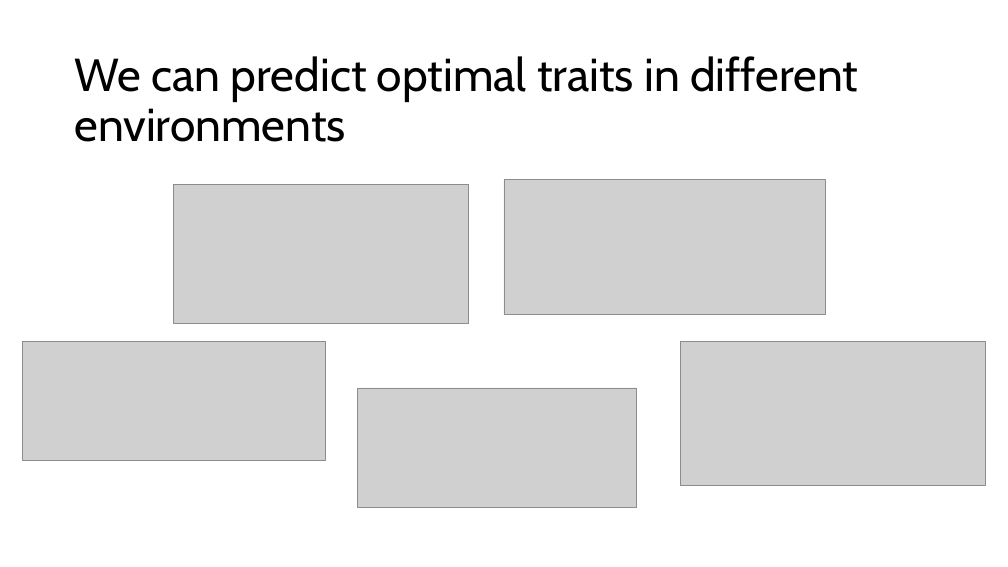
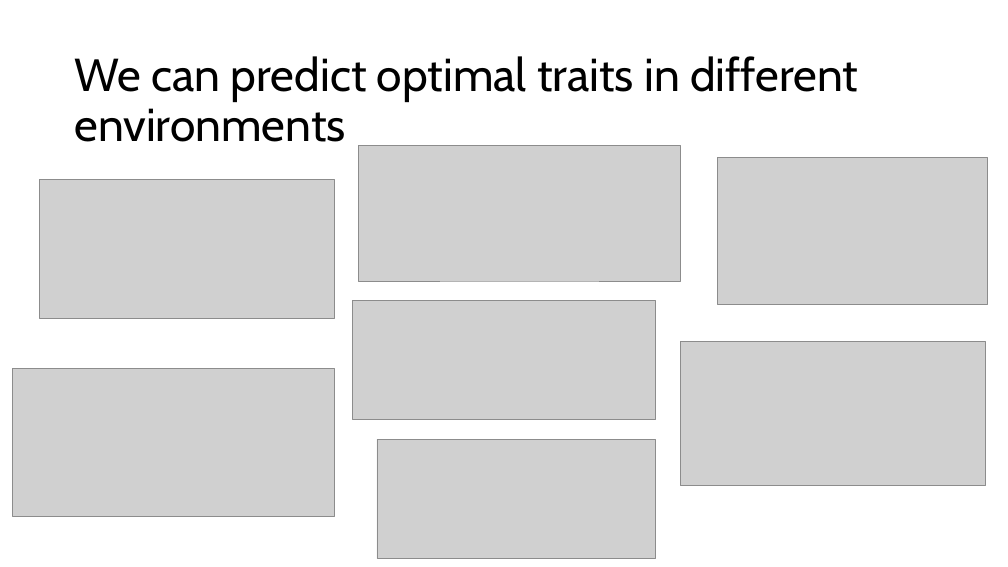
Before and after one commit to SmithEcophysLab/esa_2026, a slide deck: slide 9 of src/esa2026_optphoto_smith.pptx. Drawn at 1008x567 pixels with LibreOffice and Linux fonts; fonts in the diff are those of the drawing; grey boxes stand for pictures. Boxes give left, top, right and bottom in pixels: in the first picture for what was removed or moved away, otherwise in the second. Text is boxed around its words. In the diff, an @@ line names an element or a change of style, - is before the commit and + after.

```diff
--- a/src/esa2026_optphoto_smith.pptx
+++ b/src/esa2026_optphoto_smith.pptx
@@ picture: place and size @@
-picture at box(504, 179, 826, 315)
+picture at box(359, 145, 681, 281)
@@ picture: place and size @@
-picture at box(174, 185, 469, 324)
+picture at box(39, 179, 334, 318)
@@ picture added at box(718, 157, 988, 305) @@
@@ picture: place and size @@
-picture at box(22, 342, 325, 461)
+picture at box(353, 301, 656, 420)
@@ picture added at box(13, 368, 334, 516) @@
@@ picture: place and size @@
-picture at box(358, 388, 637, 507)
+picture at box(377, 439, 656, 559)
```
Also in this commit, not shown: 1 other file.
